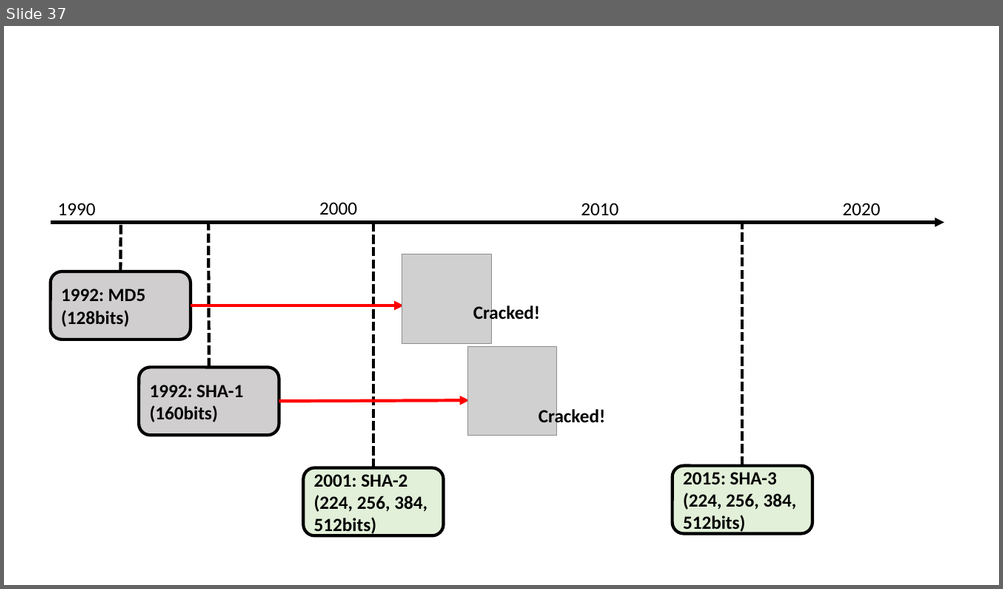
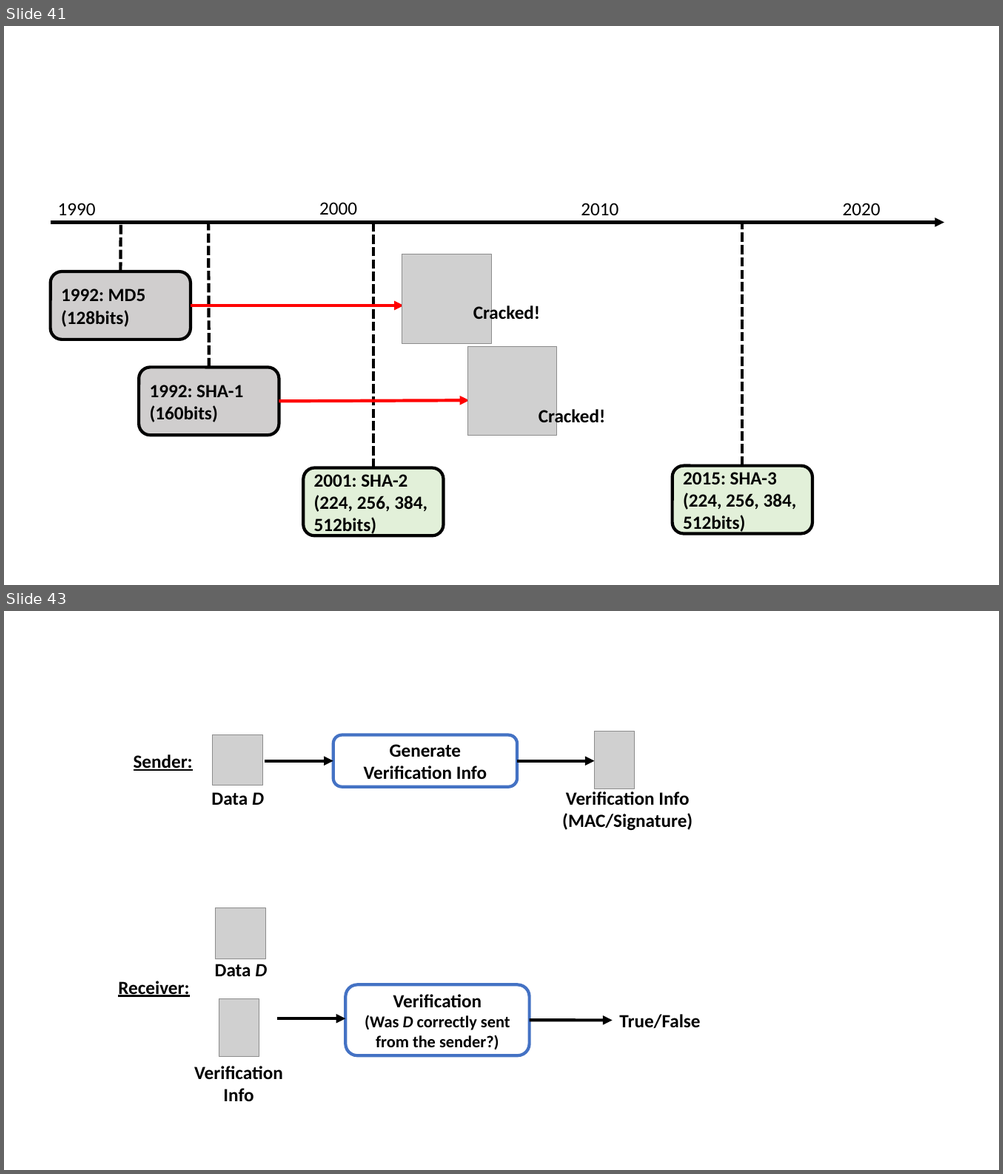
Before and after one commit to junkurihara/class-e2e_security_js, a slide deck: images.pptx. Shown one above the other, each under a label of ours: slide 37 before the commit, slides 41 and 43 after it; the slides between them are not shown. The pictures are 1003x589 and 1003x1174 pixels, drawn with LibreOffice and Linux fonts; fonts in the diff are those of the drawing; grey boxes stand for pictures. Boxes give left, top, right and bottom in pixels: in the first picture for what was removed or moved away, otherwise in the second. Text is boxed around its words. In the diff, an @@ line names an element or a change of style, - is before the commit and + after.

```diff
--- a/images.pptx
+++ b/images.pptx
@@ slide 43 added at (x1=4, y1=611, x2=999, y2=1170), background #FFFFFF @@
@@ picture added at (x1=212, y1=735, x2=263, y2=786) @@
@@ rounded rectangle added at (x1=333, y1=735, x2=517, y2=787), fill #FFFFFF, outline #4472C4 3 pt, 18 pt, text #000000, bold @@
+Generate Verification Info
@@ picture added at (x1=595, y1=731, x2=634, y2=789) @@
@@ text added at (x1=134, y1=755, x2=193, y2=771), 18 pt, text #000000, bold, underline @@
+Sender:
@@ arrow added from (264, 761) to (333, 761), #000000 3 pt @@
@@ arrow added from (518, 761) to (595, 761), #000000 3 pt @@
@@ text added at (x1=211, y1=792, x2=264, y2=805), 18 pt, text #000000, bold @@
+Data D
@@ text added at (x1=562, y1=792, x2=692, y2=831), 18 pt, text #000000, bold @@
+Verification Info
+(MAC/Signature)
@@ picture added at (x1=215, y1=908, x2=266, y2=960) @@
@@ text added at (x1=215, y1=964, x2=267, y2=977), 18 pt, text #000000, bold @@
+Data D
@@ text added at (x1=118, y1=981, x2=189, y2=997), 18 pt, text #000000, bold, underline @@
+Receiver:
@@ rounded rectangle added at (x1=346, y1=985, x2=529, y2=1056), fill #FFFFFF, outline #4472C4 3 pt, 16 pt, text #000000, bold @@
+Verification
+(Was D correctly sent from the sender?)
@@ picture added at (x1=219, y1=999, x2=259, y2=1057) @@
@@ arrow added from (277, 1019) to (346, 1019), #000000 3 pt @@
@@ arrow added from (529, 1021) to (612, 1021), #000000 3 pt @@
@@ text added at (x1=619, y1=1014, x2=700, y2=1028), 18 pt, text #000000, bold @@
+True/False
@@ text added at (x1=194, y1=1066, x2=283, y2=1102), 18 pt, text #000000, bold @@
+Verification
+Info
@@ what was slide 37 is now slide 41 @@
```
Also in this commit, not shown: 5 other slides added, 2 other files.
